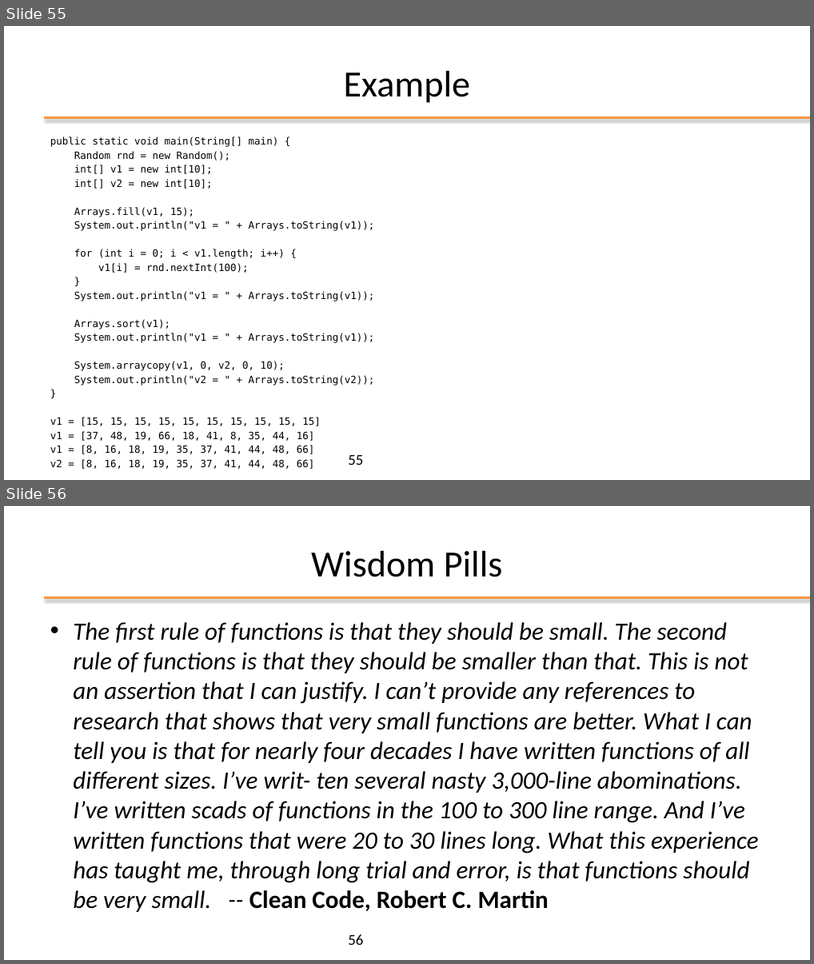
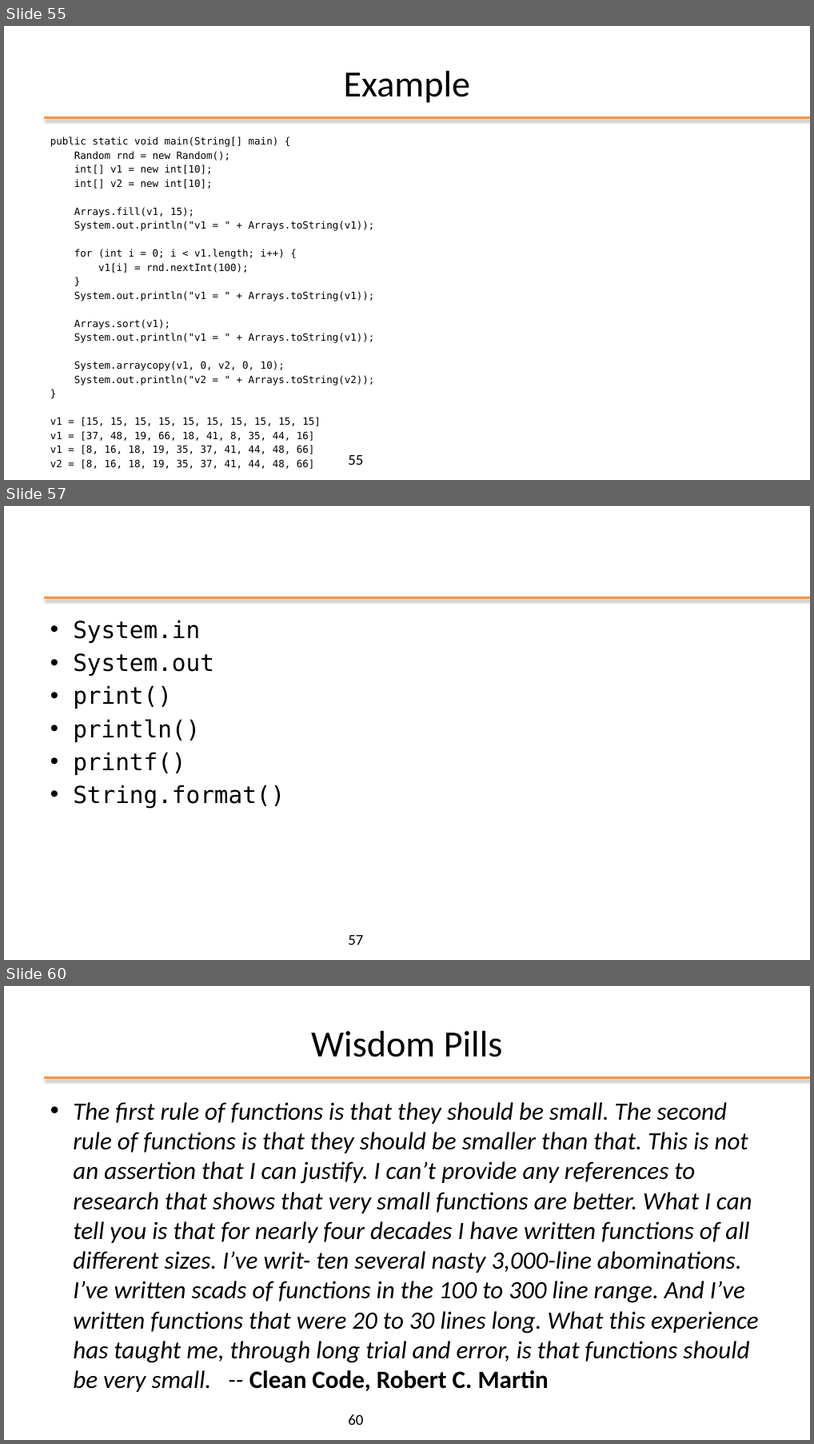
Before and after one commit to plctechnician/ooprogramming, a slide deck: java/slides/ppt/02 - Java Basics.pptx. Shown one above the other, each under a label of ours: slides 55 and 56 before the commit, slides 55, 57 and 60 after it; the slides between them are not shown. The pictures are 814x964 and 814x1444 pixels, drawn with LibreOffice and Linux fonts; fonts in the diff are those of the drawing; background and template pictures are left out. Boxes give left, top, right and bottom in pixels: in the first picture for what was removed or moved away, otherwise in the second. Text is boxed around its words. In the diff, an @@ line names an element or a change of style, - is before the commit and + after.

Commit message:
Update

```diff
--- a/java/slides/ppt/02 - Java Basics.pptx
+++ b/java/slides/ppt/02 - Java Basics.pptx
@@ slide 57 added at [4, 506, 810, 960], background #FFFFFF; not listed: 1 template element that a slide beside it also shows @@
@@ text added at [73, 620, 285, 808], 28 pt, text #000000 @@
+• System.in
+• System.out
+• print()
+• println()
+• printf()
+• String.format()
@@ page number added at [348, 935, 363, 944], 18 pt, text #000000 @@
+57
@@ what was slide 56 is now slide 60 @@
@@ page number at [348, 1414, 363, 1424]: text changed @@
-56
+60
```
Also in this commit, not shown: 3 other slides added.
